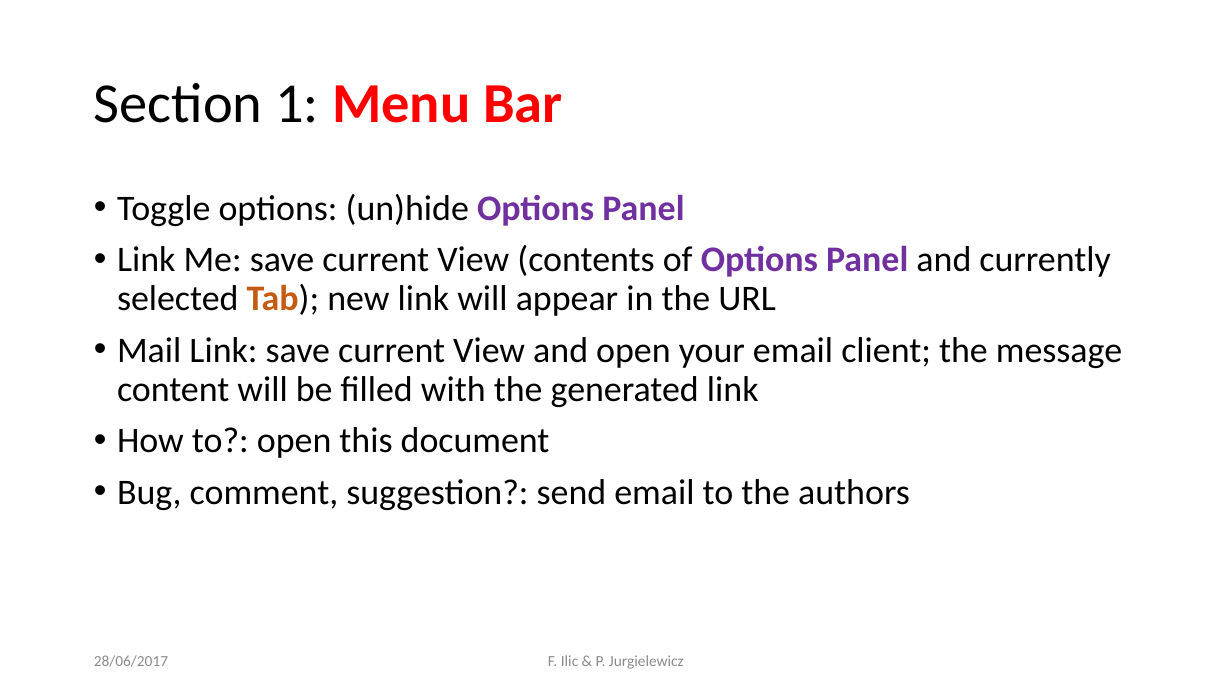
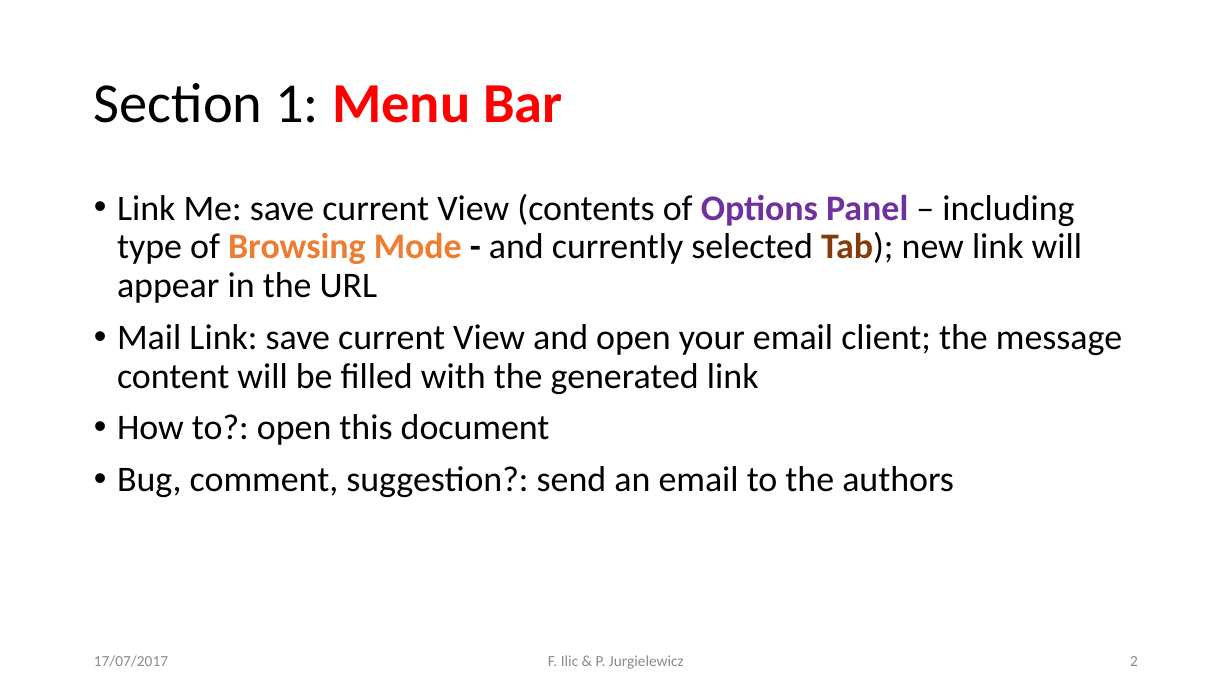
Before and after one commit to sroychow/cmsTrackerMaps, a slide deck: slide 2 of doc/tkmap_manual.pptx. Drawn at 1232x693 pixels with LibreOffice and Linux fonts; fonts in the diff are those of the drawing. Boxes give left, top, right and bottom in pixels: in the first picture for what was removed or moved away, otherwise in the second. Text is boxed around its words. In the diff, an @@ line names an element or a change of style, - is before the commit and + after.

```diff
--- a/doc/tkmap_manual.pptx
+++ b/doc/tkmap_manual.pptx
@@ text at [117,194,1082,303]: text changed @@
-• Toggle options: (un)hide Options Panel
-• Link Me: save current View (contents of Options Panel and currently selected Tab); new link will appear in the URL
+• Link Me: save current View (contents of Options Panel – including type of Browsing Mode - and currently selected Tab); new link will appear in the URL
@@ text at [117,466,954,497]: text changed @@
-• Bug, comment, suggestion?: send email to the authors
+• Bug, comment, suggestion?: send an email to the authors
@@ text at [94,655,168,667]: text changed @@
-28/06/2017
+17/07/2017
@@ page number added at [1130,656,1138,666], 12 pt, text #8C8C8C @@
+2
```
Also in this commit, not shown: 6 other slides changed, 6 slides added, 7 other files.
